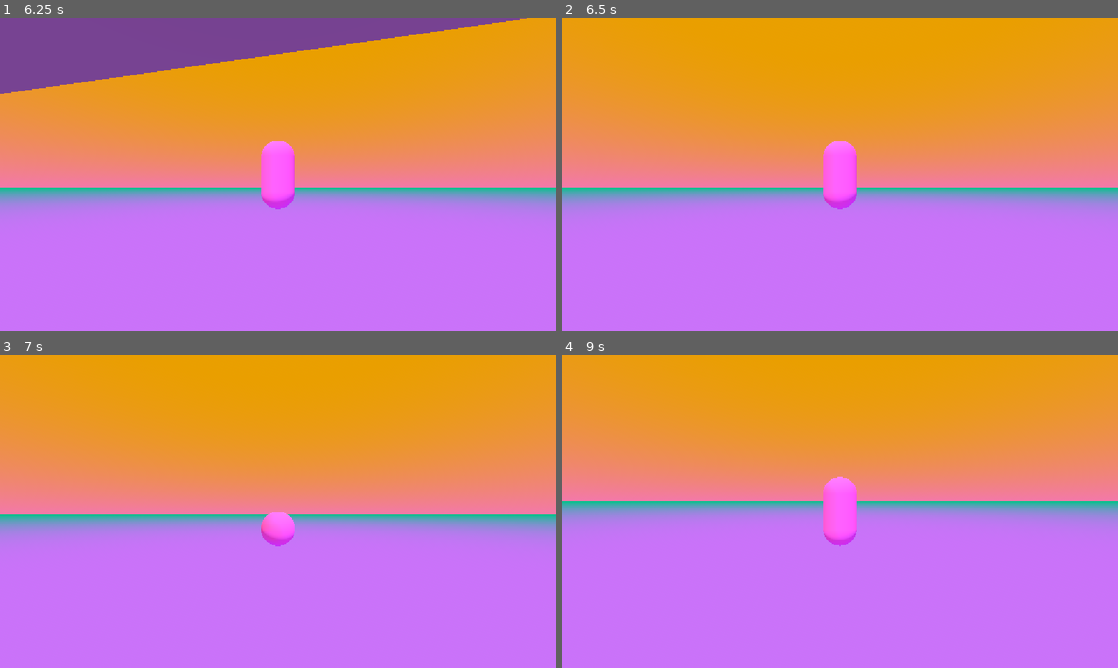
Above: before the commit, frames 1-4 (two rows, left to right).
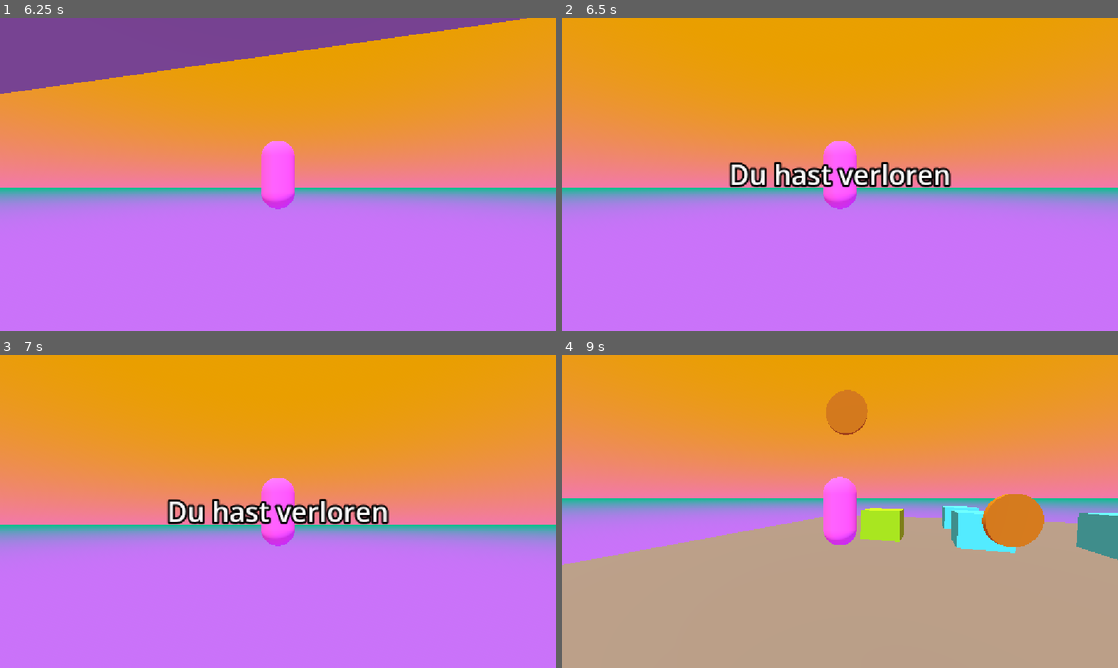
Above: after the commit, the same moments.

Repository: 17Dodecahedrons/Spieleentwicklungskurs
Game: Godot game, scene res://szenen/level_1.tscn
Same seed, same stepped clock (60 frames per second), same inputs: the game is played once before the commit and once after it.
Inputs (mouse positions are in pixels of both pictures, inside the frame that each line leads up to):
- Up to frame 1 (6.25 s): move the mouse to (305, 174) at 0.52 s; hold Ctrl (crouch) 0.53-1.28 s; hold W (forward) 0.53-5.78 s; tap Space (jump) at 0.77, 1.52, 3.02, 3.77, 4.52, 6.02 s; move the mouse to (250, 174) at 1.27 s; tap Shift (sprint) every 1.5 s from 1.35 to 5.85 s; move the mouse to (289, 168) at 2.02 s; hold Ctrl (crouch) 2.03-2.78 s; move the mouse to (272, 180) at 2.77 s; move the mouse to (316, 177) at 3.52 s; hold Ctrl (crouch) 3.53-4.28 s; move the mouse to (233, 171) at 4.27 s; move the mouse to (283, 174) at 5.02 s; hold Ctrl (crouch) 5.03-5.78 s; tap Enter at 5.75 s; move the mouse to (255, 168) at 5.77 s; hold D (right) from 5.78 s (still down)
- Up to frame 2 (6.5 s): keep holding D (right)
- Up to frame 3 (7 s): move the mouse to (305, 511) at 6.52 s; release D (right) at 6.53 s; hold W (forward) from 6.53 s (still down); hold Ctrl (crouch) from 6.53 s (still down); tap Space (jump) at 6.77 s
- Up to frame 4 (9 s): tap R (restart) at 7.25 s; move the mouse to (812, 511) at 7.27 s; release Ctrl (crouch) at 7.28 s; tap Shift (sprint) at 7.35, 8.85 s; tap Space (jump) at 7.52 s; move the mouse to (851, 505) at 8.02 s; hold Ctrl (crouch) 8.03-8.78 s; move the mouse to (834, 517) at 8.77 s; release W (forward) at 8.78 s; hold A (left) from 8.78 s (still down)

Frame 1 is identical in both runs. In frame 2, 2.3% of the frame differs, in the area x 30-70%, y 46-55%; in frame 3, 10%; in frame 4, 49%, in the area x 0-100%, y 11-100%.
Error before the commit: Attempt to call function 'hide' in base 'null instance' on a null instance. (res://skripte/game_manager.gd:21)

Commit message:
renamed win to victory, removed blur

Diff:
--- a/skripte/game_manager.gd
+++ b/skripte/game_manager.gd
@@ -1,7 +1,7 @@
 extends Node3D
 
 @onready var defeat_screen = $CanvasLayerDefeat
-@onready var win_screen = $CanvasLayerDefeat/CanvasLayerWin
+@onready var win_screen = $CanvasLayerVictory
 @onready var death_barrier = get_tree().current_scene.find_child("DeathBarrier")
 @onready var coins = get_tree().current_scene.find_child("Coins")
 @onready var coin_count = coins.get_child_count()
--- a/szenen/game_manager.tscn
+++ b/szenen/game_manager.tscn
@@ -10,6 +10,20 @@
 [node name="GameManager" type="Node3D" unique_id=1728041114]
 process_mode = 3
 script = ExtResource("1_l1ld3")
+
+[node name="CanvasLayerVictory" type="CanvasLayer" parent="." unique_id=158030682]
+
+[node name="CenterContainer" type="CenterContainer" parent="CanvasLayerVictory" unique_id=1049602306]
+anchors_preset = 15
+anchor_right = 1.0
+anchor_bottom = 1.0
+grow_horizontal = 2
+grow_vertical = 2
+
+[node name="Label" type="Label" parent="CanvasLayerVictory/CenterContainer" unique_id=554244449]
+layout_mode = 2
+text = "Du hast gewonnen"
+label_settings = SubResource("LabelSettings_g4v7s")
 
 [node name="CanvasLayerDefeat" type="CanvasLayer" parent="." unique_id=1748145336]
 
